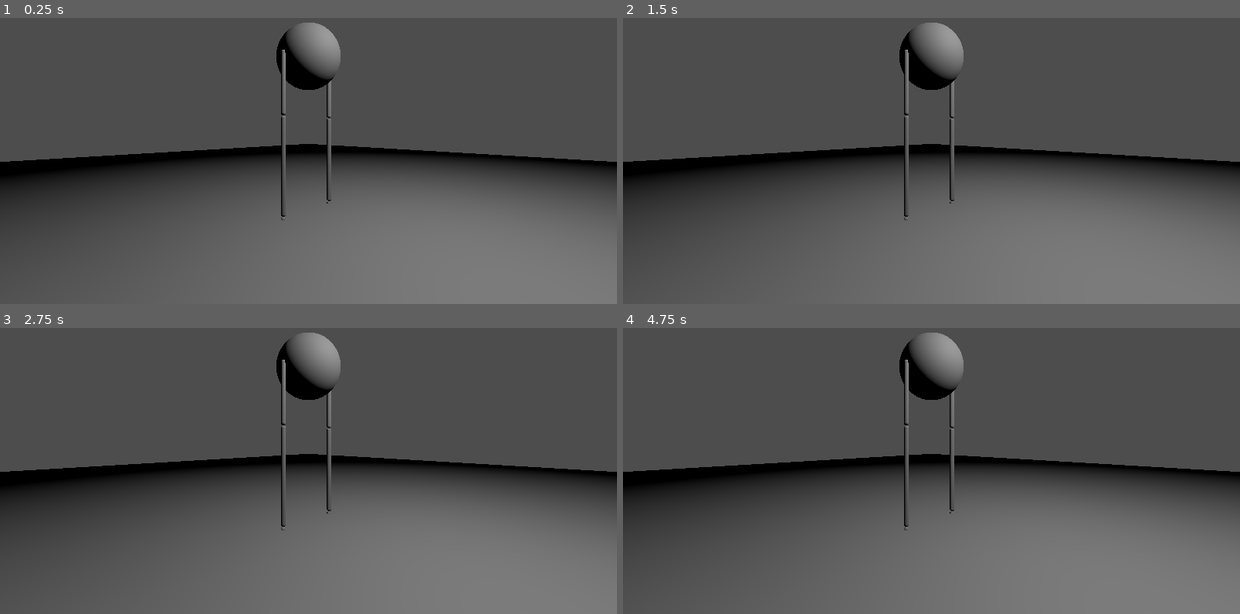
Above: before the commit, frames 1-4 (two rows, left to right).
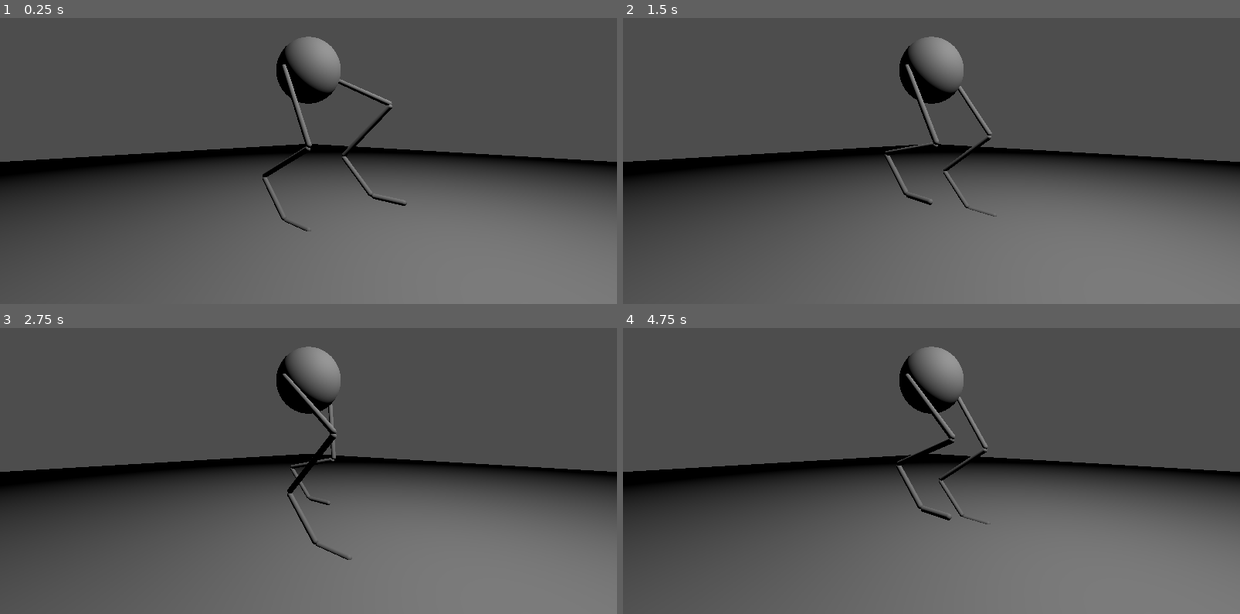
Above: after the commit, the same moments.

Repository: jehoz/legs-and-gaits
Game: Godot game, scene res://scenes/default.tscn
Two runs of this game, one before a commit and one after it. Both use one fixed random seed, a clock stepped at 60 frames per second and the inputs below.
Inputs:
- Up to frame 1 (0.25 s): no input
- Up to frame 2 (1.5 s): no input
- Up to frame 3 (2.75 s): no input
- Up to frame 4 (4.75 s): no input

The runs differ from the first frame. In frame 1, 2.8% of the frame differs, in the area x 42-66%, y 1-75%; in frame 2, 2.6%; in frame 3, 2.6%; in frame 4, 2.7%.

Commit message:
Port leg ik from previous project (mostly working)

Diff:
--- a/scripts/body_segment.gd
+++ b/scripts/body_segment.gd
@@ -9,7 +9,7 @@
 
 func _ready():
 	if leg_l != null:
-		resting_height = leg_l.max_length()
+		resting_height = leg_l.max_length() * 0.75
 		leg_l.position.x = -radius
 
 	if leg_r != null:
--- a/scripts/creature.gd
+++ b/scripts/creature.gd
@@ -4,13 +4,13 @@
 
 var body_segments: Array[BodySegment] = []
 
-func _init():
-	# for now just create one body segment with legs
-	var bs = BodySegment.new()
-	var leg_l = Leg.new()
-	var leg_r = Leg.new()
-	bs.add_child(leg_l)
-	bs.add_child(leg_r)
-	leg_l.name = "Leg L"
-	leg_r.name = "Leg R"
-	add_child(bs)
+#func _init():
+	## for now just create one body segment with legs
+	#var bs = BodySegment.new()
+	#var leg_l = Leg.new()
+	#var leg_r = Leg.new()
+	#bs.add_child(leg_l)
+	#bs.add_child(leg_r)
+	#leg_l.name = "Leg L"
+	#leg_r.name = "Leg R"
+	#add_child(bs)
--- a/scripts/leg.gd
+++ b/scripts/leg.gd
@@ -1,10 +1,10 @@
 class_name Leg extends Node3D
 
-@export var femur_length: float = 0.37
-@export var tibia_length: float = 0.57
-@export var metatarsal_length: float = 0.21
-@export var toe_length: float = 0.06
-@export var ankle_rise: float = 1.5
+@export var femur_length: float = 0.5
+@export var tibia_length: float = 0.45
+@export var metatarsal_length: float = 0.3
+@export var toe_length: float = 0.2
+@export var heel_elevation: float = 0.8
 
 enum LegType {LEG_FRONT, LEG_BACK}
 @export var leg_type: LegType = LegType.LEG_BACK
@@ -19,6 +19,10 @@
 
 func _enter_tree():
 	regenerate_segments()
+
+func _process(delta):
+	move_foot_target()
+	solve_ik()
 
 func regenerate_segments():
 	if femur != null:
@@ -52,4 +56,61 @@
 	return segment
 
 func max_length():
-	return femur_length + tibia_length + metatarsal_length * cos(ankle_rise)
+	return femur_length + tibia_length + metatarsal_length * cos(heel_elevation)
+
+func move_foot_target():
+	var step_height = max_length() * 0.125
+	var step_distance = step_height * 2.0
+	var forward = -get_global_transform().basis.z
+
+	foot_target.global_position = global_position + forward * oscillator.skewed(0.5) * step_distance
+	foot_target.global_position.y = max(0, oscillator.asymmetric(-1.0, PI/2)) * step_height
+
+func solve_ik():
+	var forward = -get_global_transform().basis.z
+	# position of joint between toe and metatarsal is offset from foot target
+	# depending on how high the heel is raised
+	# for fully plantigrade feet the target is the heel of the foot, for fully
+	# ungiligrade feet the target is the ball of the foot
+	var elev_percent = clamp(1.0 - (heel_elevation / (PI/2)), 0.0, 1.0)
+	var ball_offset = elev_percent * (cos(heel_elevation) * metatarsal_length) * forward
+	var ball_pos = foot_target.global_position + ball_offset
+
+	# foot rotates slightly as the leg moves forward and backward, modifying the
+	# final angle of heel elevation and the toe bone
+	var hip_to_ball = ball_pos - global_position # hip is leg's origin
+	var leg_xz = Vector2(hip_to_ball.x, hip_to_ball.z)
+	var fw_xz = Vector2(forward.x, forward.z)
+	var xz_len = leg_xz.length() * sign(fw_xz.dot(leg_xz))
+	var delta_angle = atan2(xz_len, hip_to_ball.y)
+	var _heel_elevation = heel_elevation # + delta_angle
+	var toe_pos = ball_pos + (forward * toe_length)
+
+	# ankle position is computed from ball position and heel elevation
+	var a_off_xz = metatarsal_length * cos(_heel_elevation) * (-forward)
+	var ankle_offset = Vector3(a_off_xz.x, metatarsal_length * sin(_heel_elevation), a_off_xz.z)
+	var ankle_pos = ball_pos + ankle_offset
+
+	# law of cosines to find hip joint angle
+	var l = global_position.distance_to(ankle_pos)
+	var gamma = 0
+	if l < femur_length + tibia_length:
+		var n = pow(l, 2) + pow(femur_length, 2) - pow(tibia_length, 2)
+		var d = 2 * l * femur_length
+		gamma = acos(n / d)
+
+	var knee_offset = (ankle_pos - global_position).normalized() * femur_length
+	var knee_pos = global_position + Quaternion(get_global_transform().basis.x, gamma) * knee_offset
+
+	var prev = get_global_transform()
+	var bones = [femur, tibia, metatarsal, toe]
+	var joints = [knee_pos, ankle_pos, ball_pos, toe_pos]
+	for i in range(4):
+		var bone = bones[i]
+		var joint_pos = joints[i]
+		var from = -prev.basis.y
+		var to = (joint_pos - prev.origin).normalized()
+		var rot_quat = Quaternion(from, to)
+		bone.rotation = rot_quat.get_euler()
+		prev = bone.get_global_transform()
+		prev.origin = joint_pos
